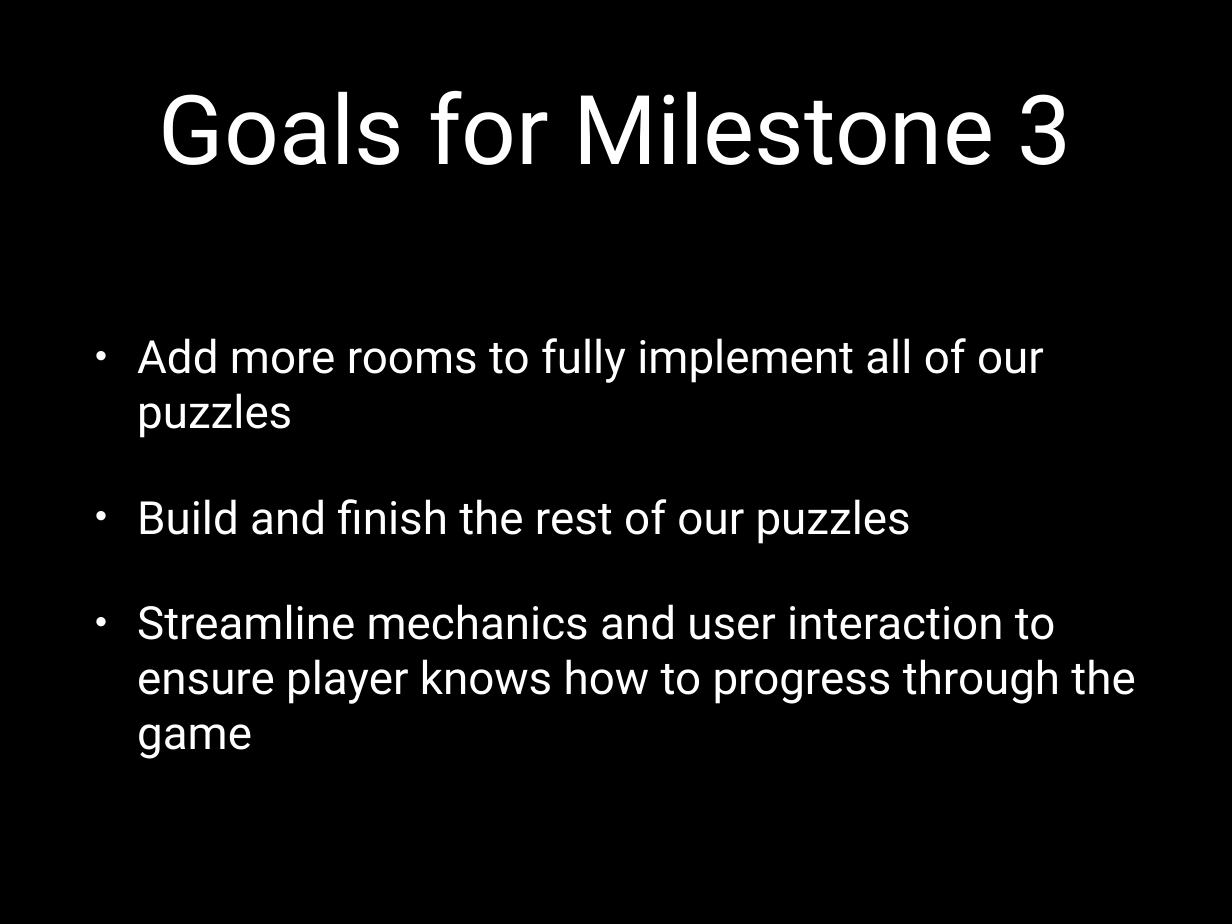
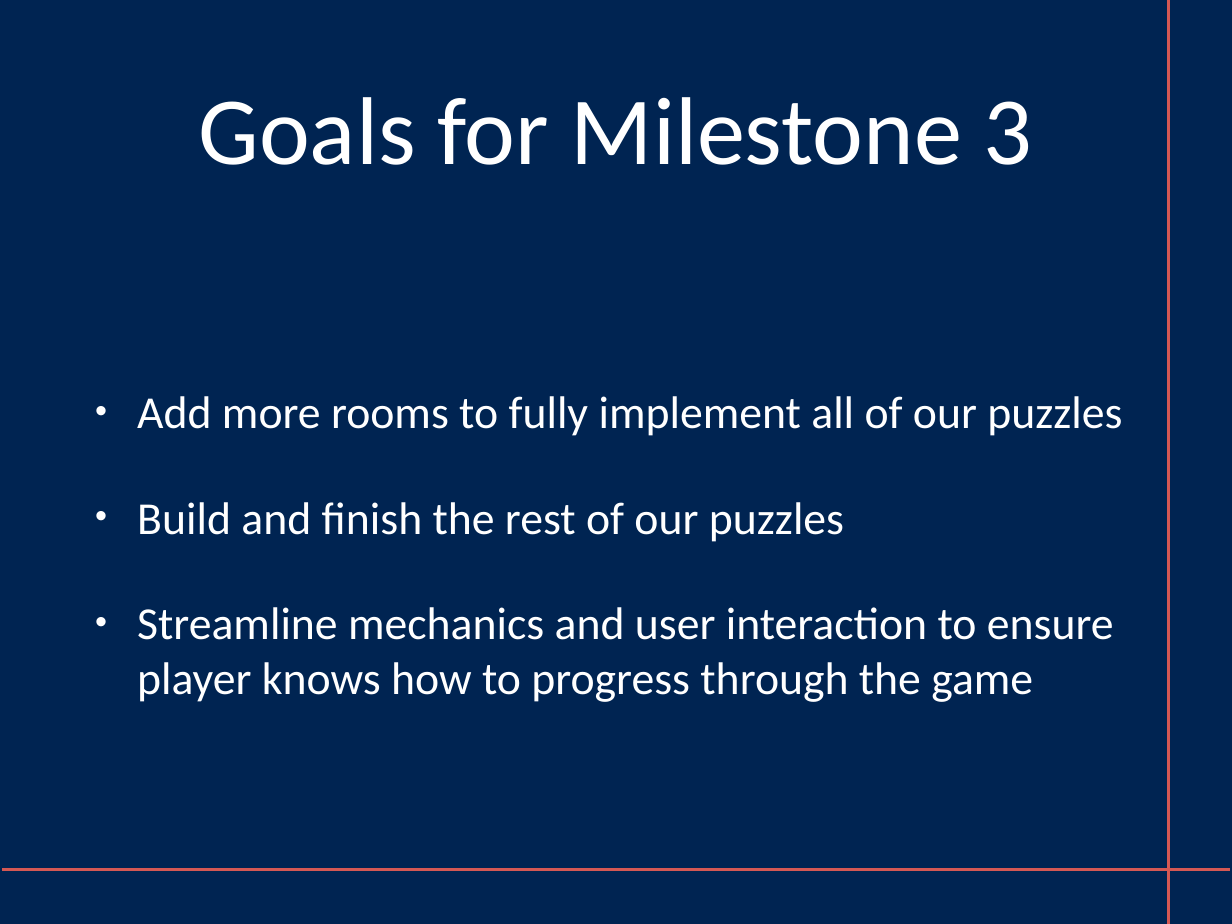
Before and after one commit to IanDrynan/BeerSimulator, a slide deck: slide 9 of Milestone2Presentation.pptx. Drawn at 1232x924 pixels with LibreOffice and Linux fonts; fonts in the diff are those of the drawing. Boxes give left, top, right and bottom in pixels: in the first picture for what was removed or moved away, otherwise in the second. Text is boxed around its words. In the diff, an @@ line names an element or a change of style, - is before the commit and + after.

```diff
--- a/Milestone2Presentation.pptx
+++ b/Milestone2Presentation.pptx
@@ background #000000 to #002452 @@
@@ title "Goals for Milestone 3" at [199,97,1033,165]: font Roboto to Calibri @@
@@ line added from (1169, 924) to (1169, 0), #D45854 2 pt @@
@@ text "Add more rooms to fully ..." at [137,396,1122,702]: font Roboto to Calibri @@
@@ line added from (3, 870) to (1230, 870), #D45854 2 pt @@
```
Also in this commit, not shown: 8 other slides changed, 1 other file.
